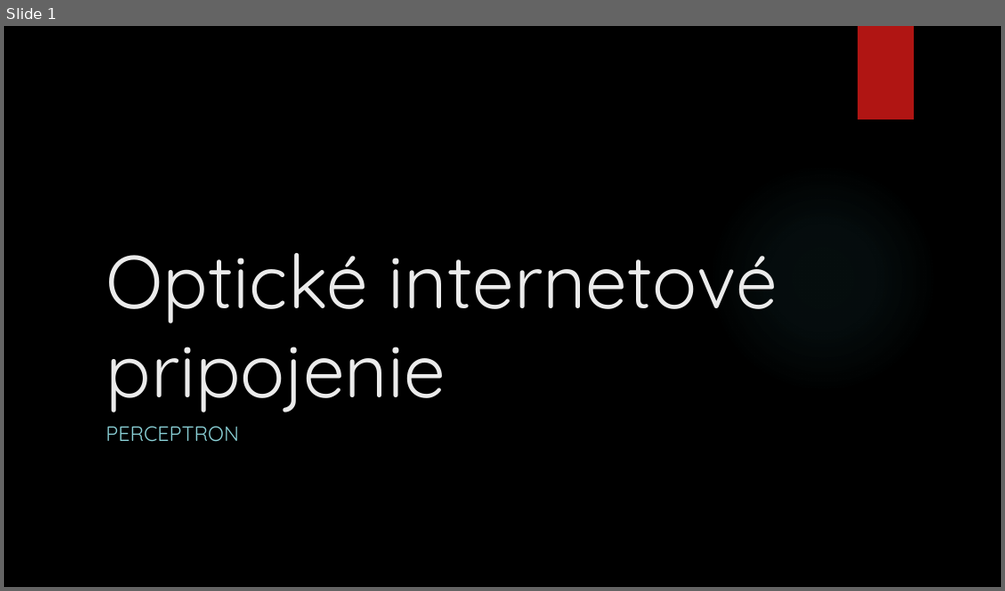
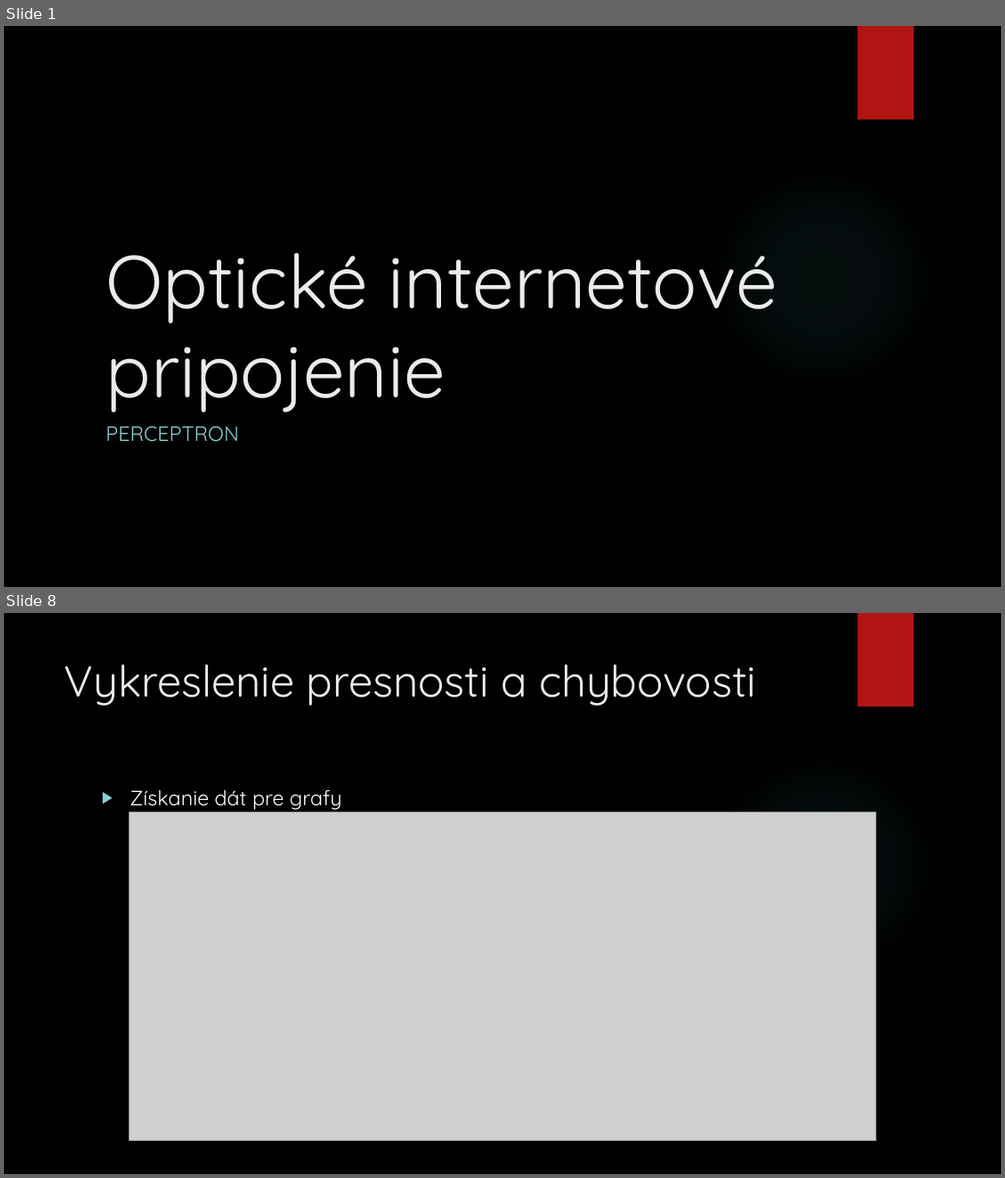
Before and after one commit to georgeob/Centes_NS2020, a slide deck: projekt_Centes.pptx. Shown one above the other, each under a label of ours: slide 1 before the commit, slides 1 and 8 after it; the slides between them are not shown. The pictures are 1005x591 and 1005x1178 pixels, drawn with LibreOffice and Linux fonts; fonts in the diff are those of the drawing; grey boxes stand for pictures; background and template pictures are left out. Boxes give left, top, right and bottom in pixels: in the first picture for what was removed or moved away, otherwise in the second. Text is boxed around its words. In the diff, an @@ line names an element or a change of style, - is before the commit and + after.

```diff
--- a/projekt_Centes.pptx
+++ b/projekt_Centes.pptx
@@ slide 8 added at <box>4,613,1001,1174</box>, background picture (left out); not listed: 2 template elements that a slide beside it also shows @@
@@ title added at <box>65,664,756,706</box>, 42 pt, text #EBEBEB @@
+Vykreslenie presnosti a chybovosti
@@ text added at <box>129,790,342,810</box>, 20 pt, text #FFFFFF @@
+▶ Získanie dát pre grafy
@@ picture added at <box>129,812,876,1141</box> @@
```
Also in this commit, not shown: 4 slides changed, 5 other slides added, 2 slides removed.
